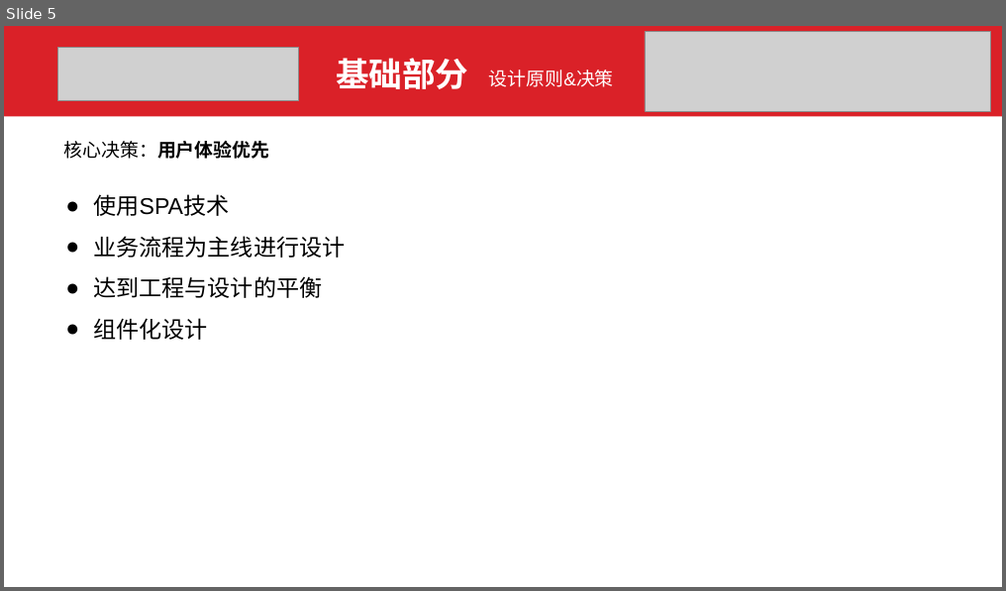
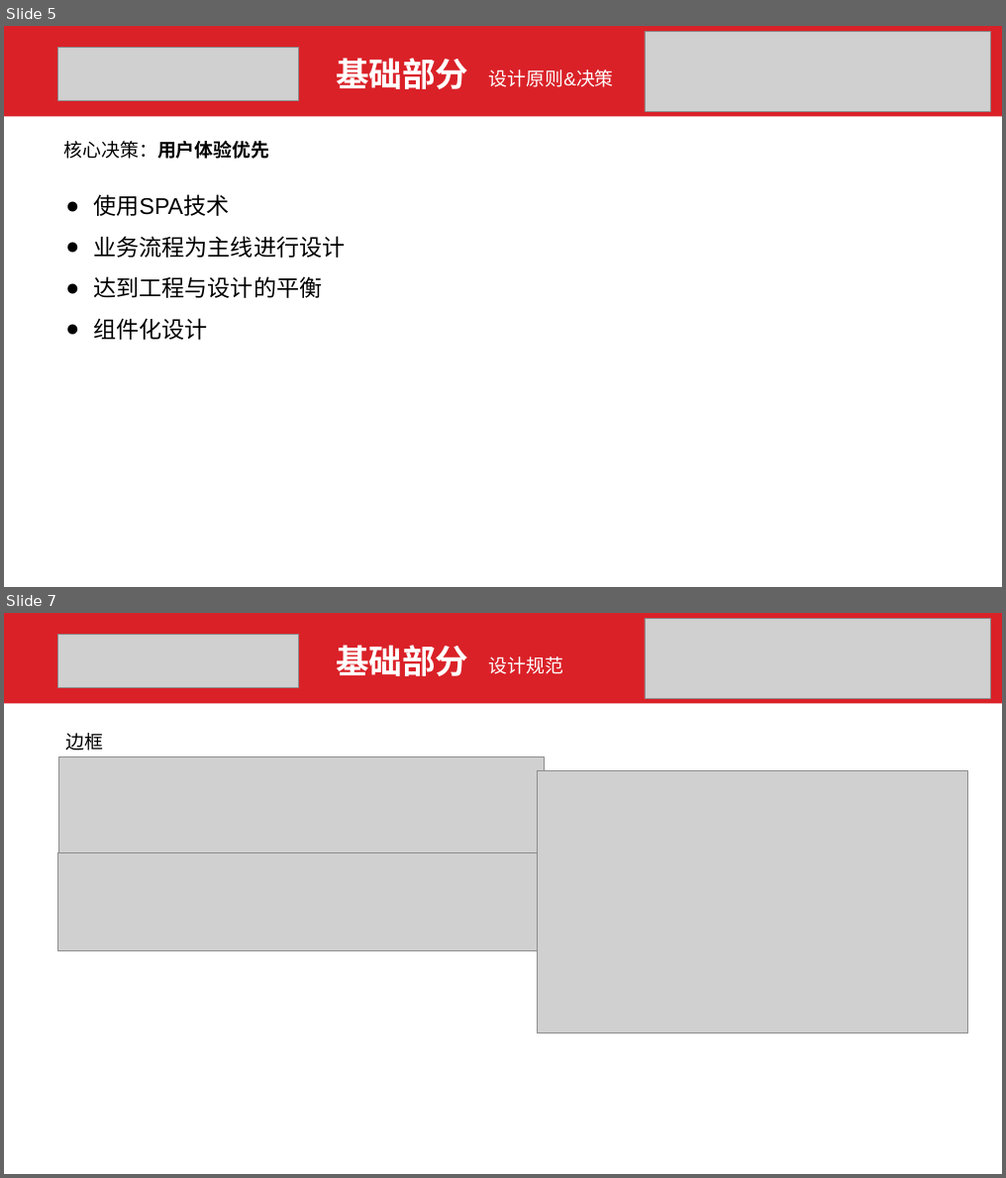
Before and after one commit to 0xcaffebabe/graduate-design, a slide deck: 答辩PPT.pptx. Shown one above the other, each under a label of ours: slide 5 before the commit, slides 5 and 7 after it; the slides between them are not shown. The pictures are 1006x591 and 1006x1178 pixels, drawn with LibreOffice and Linux fonts; fonts in the diff are those of the drawing; grey boxes stand for pictures. Boxes give left, top, right and bottom in pixels: in the first picture for what was removed or moved away, otherwise in the second. Text is boxed around its words. In the diff, an @@ line names an element or a change of style, - is before the commit and + after.

```diff
--- a/答辩PPT.pptx
+++ b/答辩PPT.pptx
@@ slide 7 added at bbox=[4, 613, 1002, 1174], background #FFFFFF @@
@@ rectangle added at bbox=[4, 613, 1002, 703], fill #DA2128 @@
@@ picture added at bbox=[57, 635, 298, 688] @@
@@ picture added at bbox=[645, 618, 991, 698] @@
@@ text added at bbox=[336, 645, 468, 676], 32 pt, text #FFFFFF, bold @@
+基础部分
@@ text added at bbox=[489, 657, 564, 674], 18 pt, text #FFFFFF @@
+设计规范
@@ picture added at bbox=[58, 757, 545, 854] @@
@@ text added at bbox=[66, 733, 104, 751], 18 pt, text #000000 @@
+边框
@@ picture added at bbox=[537, 771, 968, 1034] @@
@@ picture added at bbox=[57, 854, 544, 951] @@
```
Also in this commit, not shown: 6 other slides added.
